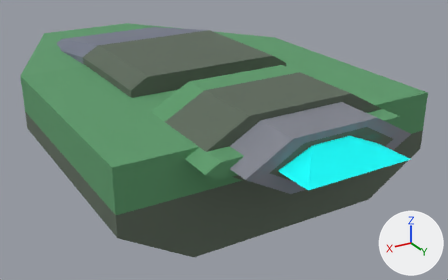
Two versions of the OBJ model models/newcars/car6/car6.obj, one commit apart.
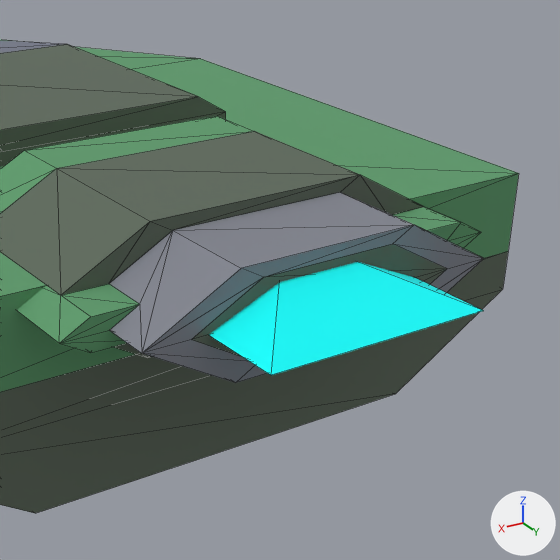
There are two pictures of each version: one whole from a camera (50 mm lens) standing at (2.17, 1.66, 1.58) and looking at (0.31, -1.44, 0.03), one close up on the part from 39% to 100% of the width and 3% to 100% of the height. The axes (+X, +Y, +Z) are drawn at lower right. The lights are the same throughout. The close-ups show mesh edges as thin lines. Where no turn or scale is listed for an object, it has been applied to the vertices.

The first close-up shows 'car6'.
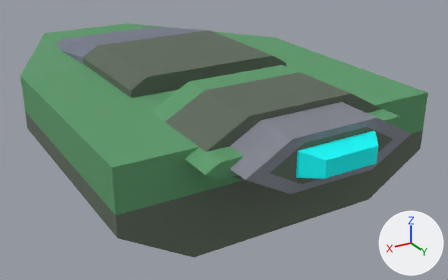
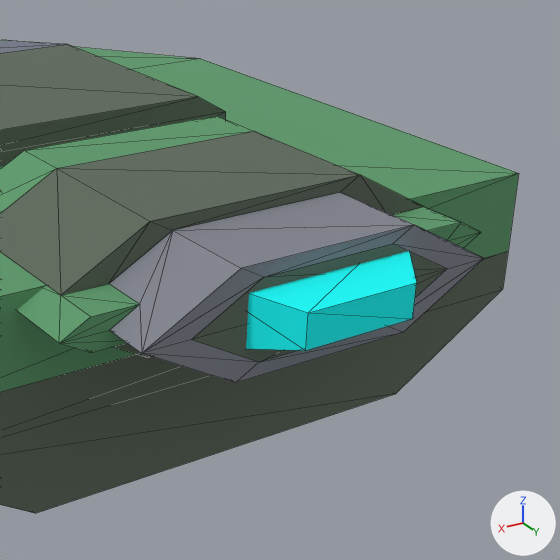
What differs and where, as boxes [x1, y1, x2, y2] in the close-ups (560 x 560 px; the box of a moved part takes in the faces that stretch with it):
part 1 of me_car6, moved or reshaped
    before: [209, 262, 484, 375]
    after: [246, 251, 417, 351]

The change in detail:
me_car6 is used by ob_car6; location (0.0, 0.0, 0.0).
me_car6 had 136 vertices, 256 faces and spanned x -0.4..1.4, y -3.36..0.0, z -0.05..0.62.
me_car6 now has 138 vertices, 260 faces and spans x -0.4..1.4, y -3.36..-0.1, z -0.05..0.62.
Part 1, on me_car6:
6 vertices are removed from x 0.25..0.8, y -0.64..0.0, z 0.34..0.58.
8 faces are deleted.
8 vertices are added at x 0.2..0.78, y -0.3..-0.1, z 0.38..0.55.
12 new faces join them, mat_custom4_clone (cyan #00ffff).
